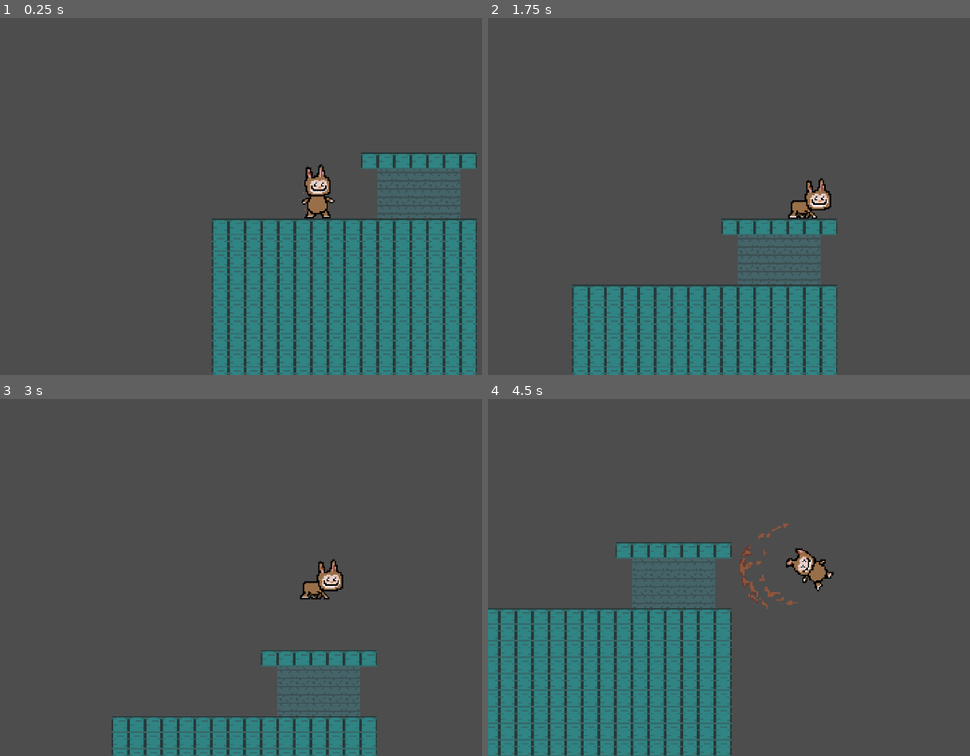
Above: before the commit, frames 1-4 (two rows, left to right).
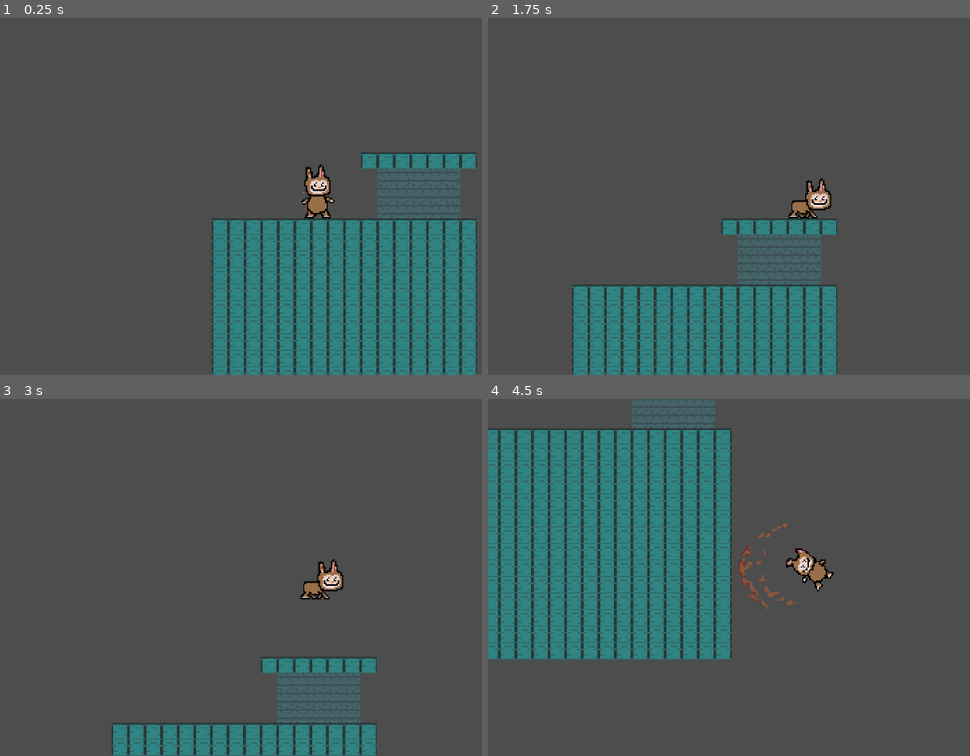
Above: after the commit, the same moments.

Repository: anan568/Codename-SLGGD
Game: Godot game, scene res://levels/cyan_city.tscn
The game is run twice, just before and just after one commit, with the same random seed, the same clock (stepped at 60 frames per second) and the same inputs. The project has no main scene, so this scene is started directly.
Inputs (mouse positions are in pixels of both pictures, inside the frame that each line leads up to):
- Up to frame 1 (0.25 s): no input
- Up to frame 2 (1.75 s): move the mouse to (945, 178) at 0.52 s; hold Space (jump) 0.53-1.28 s; hold D (right) from 0.53 s (still down); move the mouse to (680, 214) at 1.27 s; click (680, 214) at 1.35 s; tap Space (jump) at 1.52, 1.55 s
- Up to frame 3 (3 s): tap Space (jump) at 1.82, 2.85 s; move the mouse to (380, 498) at 2.02 s; release D (right) at 2.03 s; hold A (left) 2.03-2.78 s; hold Space (jump) 2.03-2.78 s; right-click (380, 498) at 2.1 s; move the mouse to (284, 648) at 2.77 s; hold D (right) from 2.78 s (still down)
- Up to frame 4 (4.5 s): tap Space (jump) at 3.02, 3.32 s; move the mouse to (outside the picture) at 3.52 s; hold Space (jump) 3.53-4.28 s; click (outside the picture) at 3.6 s; move the mouse to (613, 523) at 4.27 s; release D (right) at 4.28 s; hold A (left) from 4.28 s (still down); right-click (613, 523) at 4.35 s

The runs differ from the first frame. In frame 2, 0.1% of the frame differs, in the area x 62-72%, y 45-57%; in frame 3, 3.1%; in frame 4, 40%, in the area x 0-70%, y 0-100%.

Commit message:
Update gina_labubu.gd

Diff:
--- a/scripts/player/gina_labubu.gd
+++ b/scripts/player/gina_labubu.gd
@@ -8,9 +8,9 @@
 var current_state
 var facing_right = true
 
-var jump_force = 300
-var gravity = 400
-var gravity_acceleration = 20
+var jump_force = 350
+var gravity = 800
+var gravity_acceleration = 30
 var jump_time = 0.2
 var jumping = false
 var jump_timer = 0
